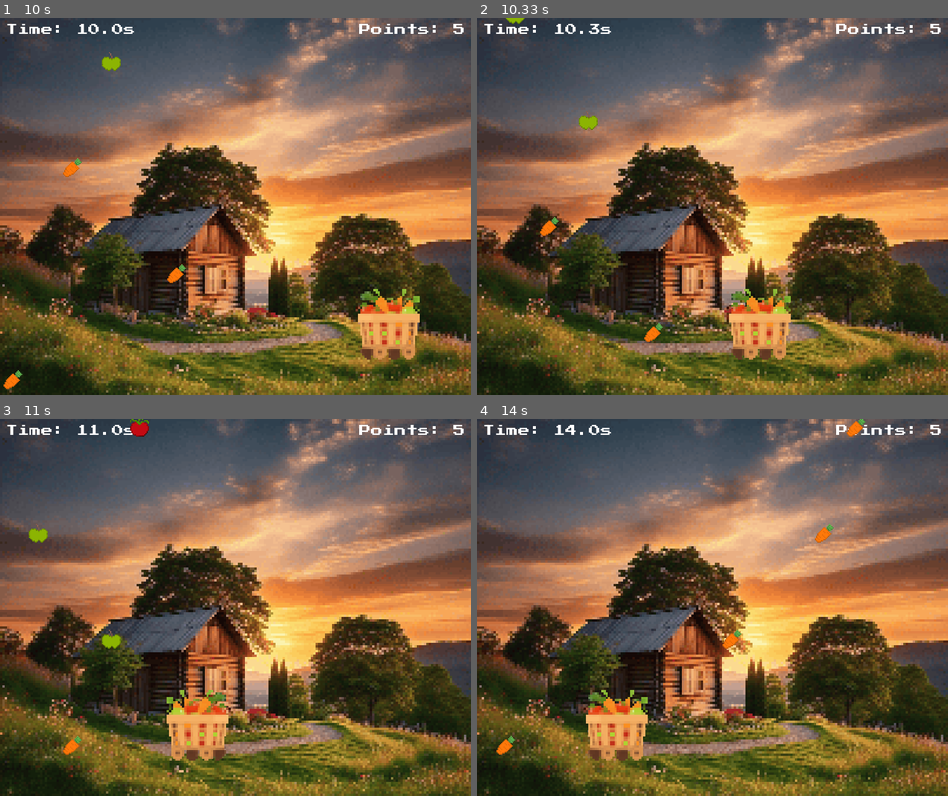
Above: before the commit, frames 1-4 (two rows, left to right).
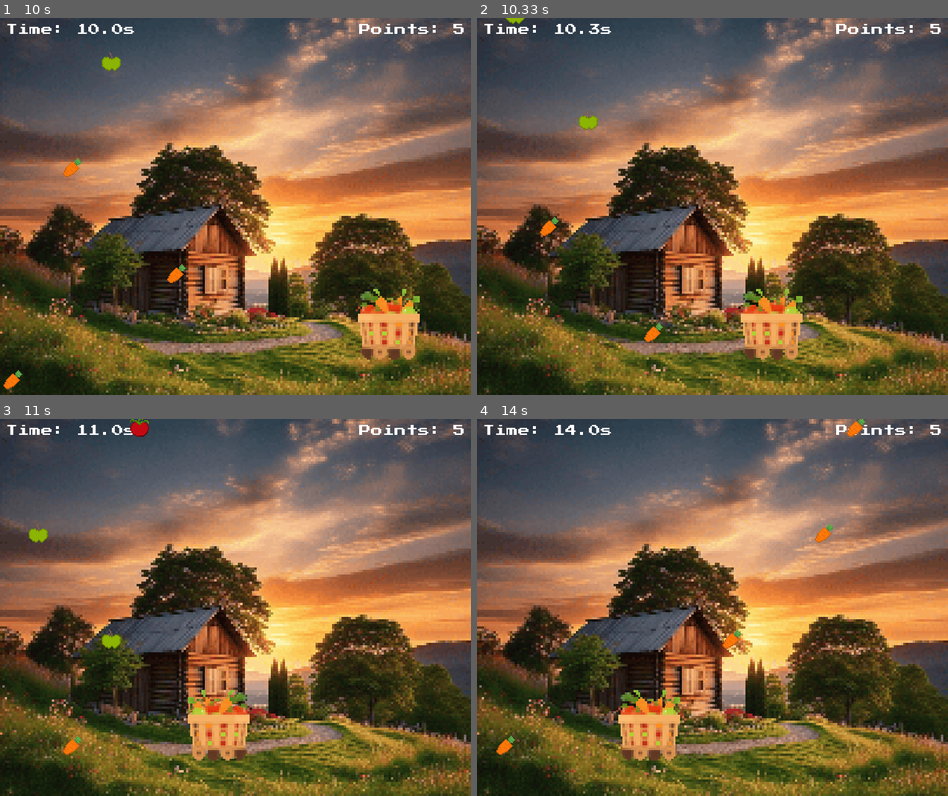
Above: after the commit, the same moments.

Repository: chickenSandwich-cpu/Fruit_Basket_pygame
Game: pygame game, started from Fruit_Basket/Fruit_Basket.py
The game is run twice, just before and just after one commit, with the same random seed, the same clock (stepped at 60 frames per second) and the same inputs.
Inputs:
- Up to frame 1 (10 s): hold Left 0.33-0.87 s; hold Left 0.9-1.3 s; hold Right 1.33-1.97 s; hold Left 2-2.47 s; hold Right 2.5-2.97 s; hold Right 3-3.47 s; hold Left 3.5-4.03 s; hold Left 4.07-4.47 s; hold Right 4.5-5.13 s; hold Left 5.17-5.63 s; hold Right 5.67-6.13 s; hold Right 6.17-6.63 s; hold Left 6.67-7.2 s; hold Left 7.23-7.63 s; hold Right 7.67-8.3 s; hold Left 8.33-8.8 s; hold Right 8.83-9.3 s; hold Right 9.33-9.8 s; hold Left from 9.83 s (still down)
- Up to frame 2 (10.33 s): keep holding Left
- Up to frame 3 (11 s): release Left at 10.37 s; hold Left 10.4-10.8 s; hold Right from 10.83 s (still down)
- Up to frame 4 (14 s): release Right at 11.47 s; hold Left 11.5-11.97 s; hold Right 12-12.47 s; hold Right 12.5-12.97 s; hold Left 13-13.53 s; hold Left 13.57-13.97 s

Frame 1 is identical in both runs. In frame 2, 1.8% of the frame differs, in the area x 53-70%, y 71-91%; in frame 3, 2.3%; in frame 4, 2.7%, in the area x 22-44%, y 71-91%.

Commit message:
added soudns

Diff:
--- a/Fruit_Basket/Fruit_Basket.py
+++ b/Fruit_Basket/Fruit_Basket.py
@@ -1,3 +1,4 @@
+from math import e
 import pygame
 import random
 import time
@@ -9,8 +10,6 @@
 
 # Initialize the mixer for sound
 mixer.init()
-mixer.music.load("sounds/collect_fruit.mp3")
-
 
 # Set up the display
 WIDTH, HEIGHT = 800, 640
@@ -45,10 +44,34 @@
     pygame.image.load("assets/green_apple.png")
     ]
 
+# Sound effects
+collect_sound = mixer.Sound("sounds/collect_fruit.mp3")
 
-# if BG:
-    # print("Background loaded successfully") # Debug message
+songs = [
+    "sounds/background_music_1.mp3",
+    "sounds/background_music_2.mp3",
+    "sounds/background_music_3.mp3"
+    ]
+random.shuffle(songs)
 
+def play_songs():
+    global songs
+    if songs:
+        mixer.music.load(songs.pop(0))
+        mixer.music.set_volume(0.2)
+        mixer.music.play()
+        mixer.music.set_endevent(pygame.USEREVENT)
+    else:
+        songs = [
+            "sounds/background_music_1.mp3",
+            "sounds/background_music_2.mp3",
+            "sounds/background_music_3.mp3"
+            ]
+        random.shuffle(songs)
+        play_songs()
+
+mixer.music.set_endevent(pygame.USEREVENT)
+play_songs()
 
 def draw(basket_img, basket_rect, elapsed_time, points, fruits):
     # Draw the background image
@@ -72,7 +95,6 @@
     # Update the display
     pygame.display.update()
 
-
 # Game loop
 def main():
     run = True
@@ -93,6 +115,9 @@
     # Basket speed
     basket_vel = BASKET_VEL
 
+    # Fruit speed
+    fruit_vel = FRUIT_VEL
+
     # Fruit spawning
     fruit_add_increment = 1000
     fruit_count = 0
@@ -103,8 +128,11 @@
         fruit_count += clock.tick(60)  # Set the frame rate to 60 FPS
         elapsed_time = time.time() - start_time
 
-        # Update the basket speed every 10 seconds
-        basket_vel = min(12, BASKET_VEL + int(elapsed_time // 10))
+        # Update the basket speed every 15 seconds
+        basket_vel = min(12, BASKET_VEL + int(elapsed_time // 15))
+
+        # Update the fruit speed every 30 seconds
+        fruit_vel = min(10, FRUIT_VEL + int(elapsed_time // 30))
 
         # Spawn fruits
         if fruit_count >= fruit_add_increment:
@@ -120,7 +148,9 @@
             fruit_count = 0
 
         for event in pygame.event.get():
-            if event.type == pygame.QUIT:
+            if event.type == pygame.USEREVENT:
+                play_songs()
+            elif event.type == pygame.QUIT:
                 run = False
                 break
 
@@ -138,14 +168,13 @@
                 flipped = True
 
         for fruit in fruits[:]:
-            fruit["rect"].y += FRUIT_VEL  # Move downward
+            fruit["rect"].y += fruit_vel  # Move downward
 
             if fruit["rect"].y > HEIGHT:
                 fruits.remove(fruit)  # Remove fruit if it goes off screen
             elif fruit["rect"].colliderect(basket_rect):
-                random_volume = random.uniform(0.2, 0.8)  # Random volume
-                mixer.music.set_volume(random_volume)  # Set volume
-                mixer.music.play()  # Play sound when fruit is collected
+                collect_sound.set_volume(random.uniform(0.2, 0.5))
+                collect_sound.play()
                 points += 1
                 fruits.remove(fruit)
 
